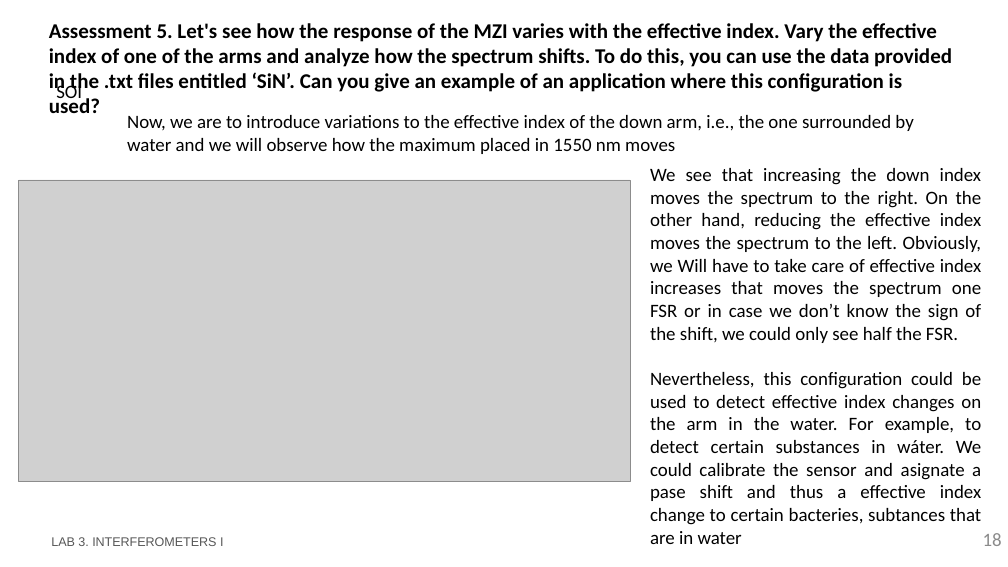
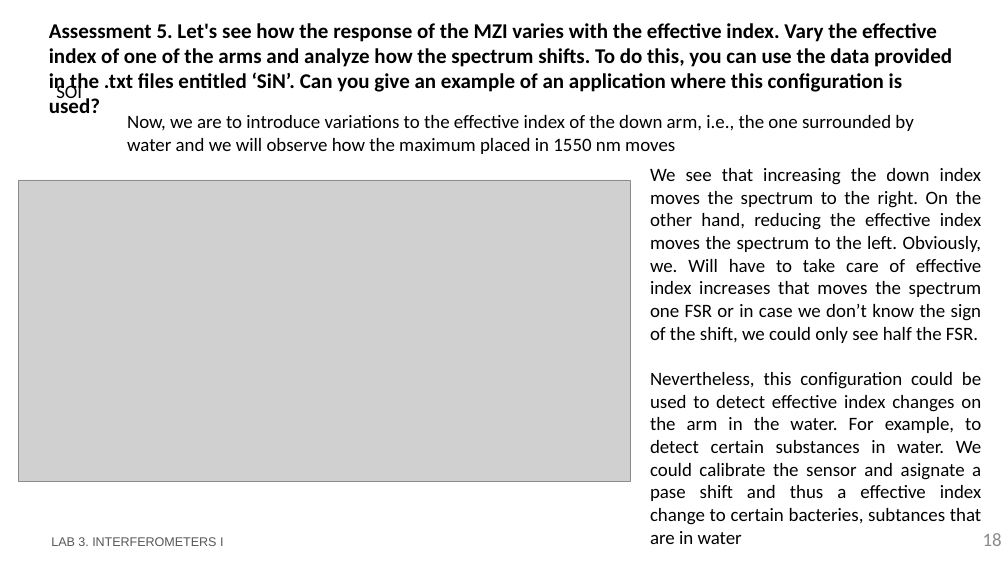
Before and after one commit to DBAEASE/pic-upv-lab3, a slide deck: slide 18 of LabBook_3.pptx. Drawn at 1008x567 pixels with LibreOffice and Linux fonts; fonts in the diff are those of the drawing; grey boxes stand for pictures; background and template pictures are left out. Boxes give left, top, right and bottom in pixels: in the first picture for what was removed or moved away, otherwise in the second. Text is boxed around its words. In the diff, an @@ line names an element or a change of style, - is before the commit and + after.

```diff
--- a/LabBook_3.pptx
+++ b/LabBook_3.pptx
@@ text at (x1=650, y1=168, x2=982, y2=544): text changed @@
-We see that increasing the down index moves the spectrum to the right. On the other hand, reducing the effective index moves the spectrum to the left. Obviously, we Will have to take care of effective index increases that moves the spectrum one FSR or in case we don’t know the sign of the shift, we could only see half the FSR.
-Nevertheless, this configuration could be used to detect effective index changes on the arm in the water. For example, to detect certain substances in wáter. We could calibrate the sensor and asignate a pase shift and thus a effective index change to certain bacteries, subtances that are in water
+We see that increasing the down index moves the spectrum to the right. On the other hand, reducing the effective index moves the spectrum to the left. Obviously, we. Will have to take care of effective index increases that moves the spectrum one FSR or in case we don’t know the sign of the shift, we could only see half the FSR.
+Nevertheless, this configuration could be used to detect effective index changes on the arm in the water. For example, to detect certain substances in water. We could calibrate the sensor and asignate a pase shift and thus a effective index change to certain bacteries, subtances that are in water
```
Also in this commit, not shown: 2 other slides changed, 2 slides added, 1 other file.
